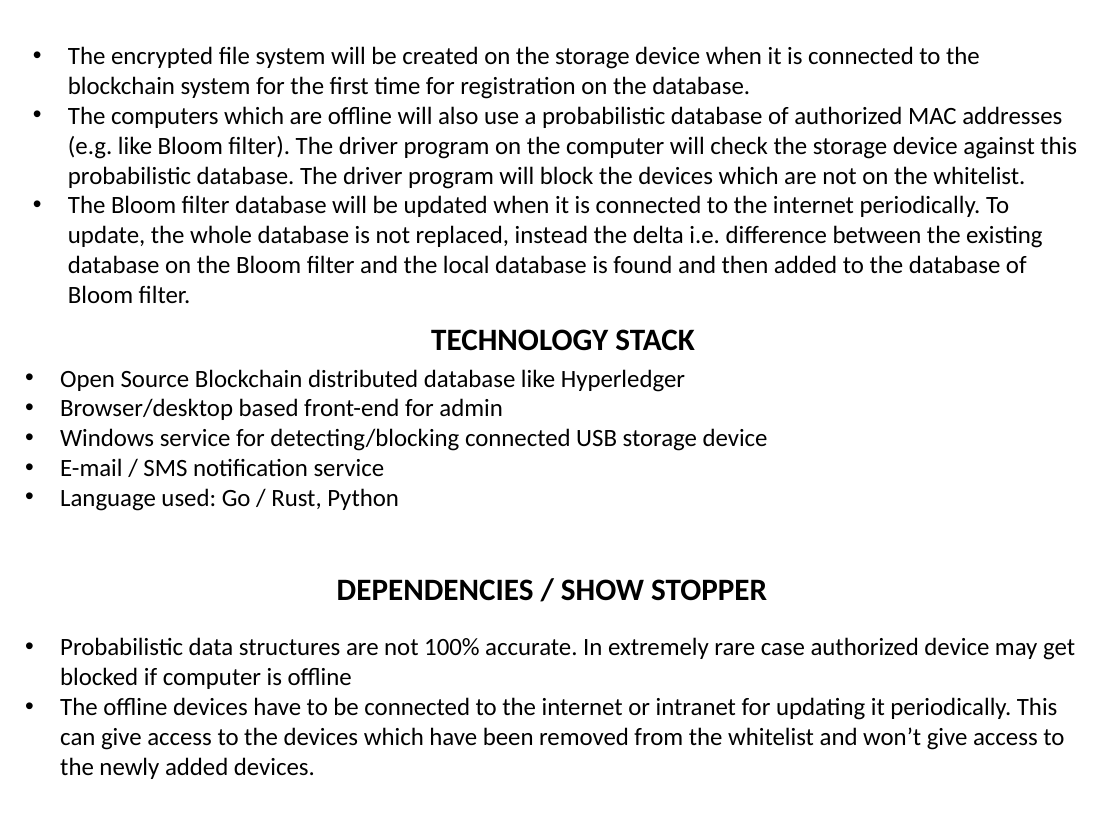
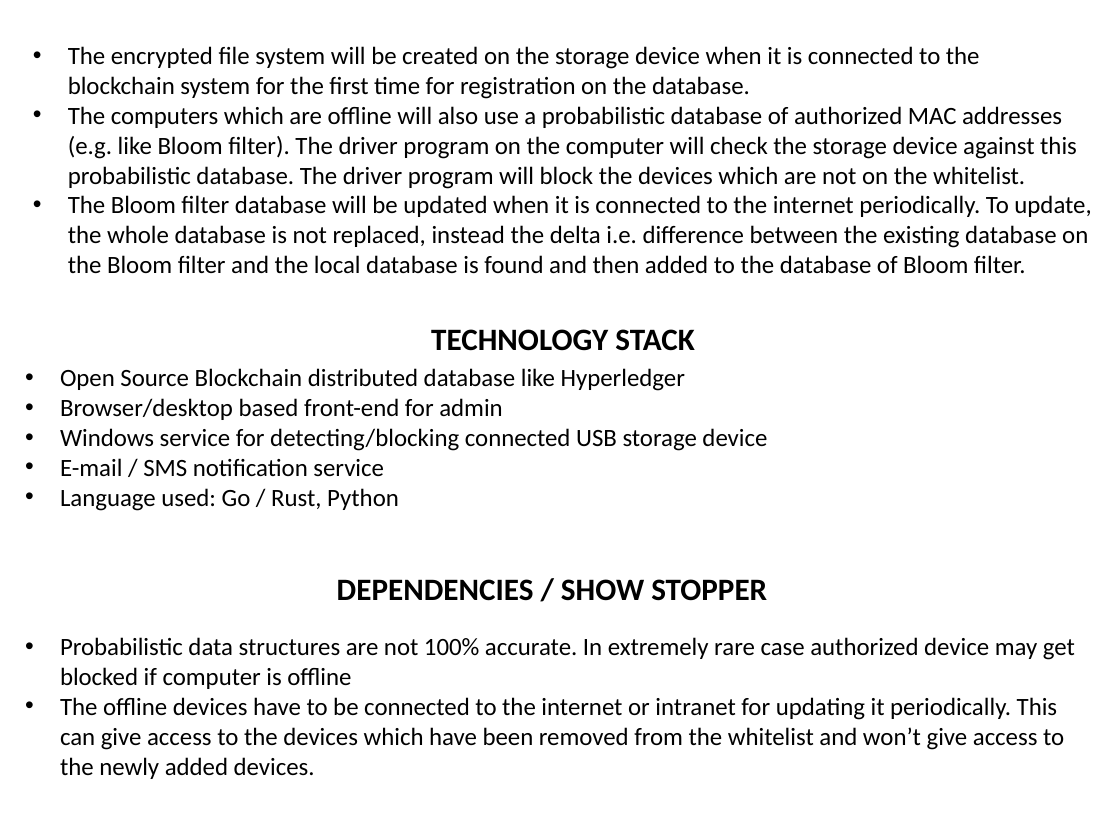
Before and after one commit to Dashree/sih2018, a slide deck: slide 2 of Gov_templates/USB_whitelist.pptx. Drawn at 1120x840 pixels with LibreOffice and Linux fonts; fonts in the diff are those of the drawing. Boxes give left, top, right and bottom in pixels: in the first picture for what was removed or moved away, otherwise in the second. Text is boxed around its words. In the diff, an @@ line names an element or a change of style, - is before the commit and + after.

```diff
--- a/Gov_templates/USB_whitelist.pptx
+++ b/Gov_templates/USB_whitelist.pptx
@@ text "The encrypted file system will ..." rewrapped from bbox=[68, 46, 1077, 303] to bbox=[68, 46, 1091, 274] @@
```
Also in this commit, not shown: 3 other slides changed.
